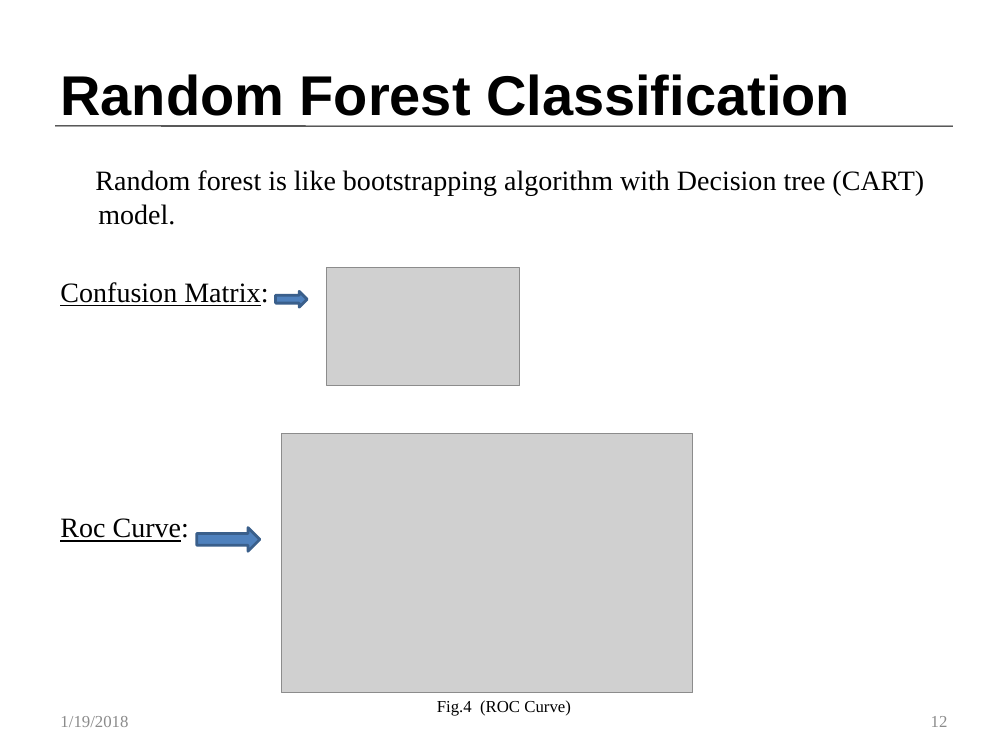
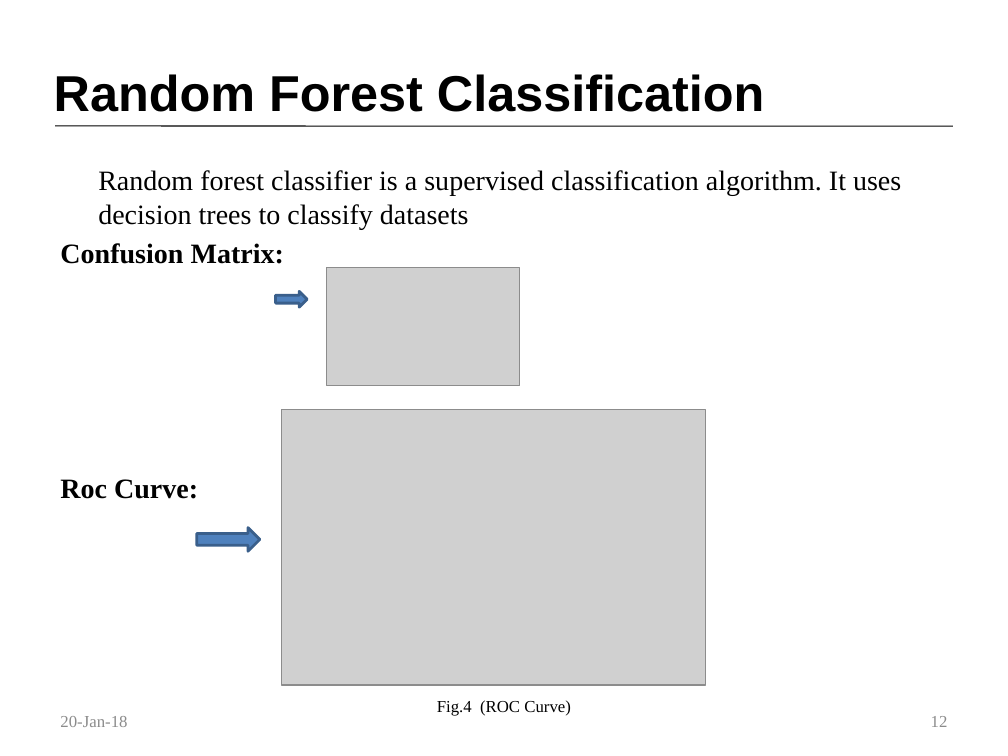
Before and after one commit to Customer-Churn-Prediction/Project-Machine-Learning, a slide deck: slide 12 of Customer Churn Prediction In Telecom Industry.pptx. Drawn at 1008x756 pixels with LibreOffice and Linux fonts; fonts in the diff are those of the drawing; grey boxes stand for pictures. Boxes give left, top, right and bottom in pixels: in the first picture for what was removed or moved away, otherwise in the second. Text is boxed around its words. In the diff, an @@ line names an element or a change of style, - is before the commit and + after.

```diff
--- a/Customer Churn Prediction In Telecom Industry.pptx
+++ b/Customer Churn Prediction In Telecom Industry.pptx
@@ title "Random Forest Classification" at [54,74,764,112]: size 40 to 36 pt @@
@@ text at [98,170,901,229]: text changed @@
-Random forest is like bootstrapping algorithm with Decision tree (CART) model.
+Random forest classifier is a supervised classification algorithm. It uses decision trees to classify datasets
@@ text at [60,243,284,499]: bold on, underline off in "Confusion Matrix:", "Roc Curve:" @@
@@ picture: place and size @@
-picture at [281,433,692,694]
+picture at [282,409,706,684]
@@ text at [60,716,127,727]: text changed @@
-1/19/2018
+20-Jan-18
```
Also in this commit, not shown: 16 other slides changed.
